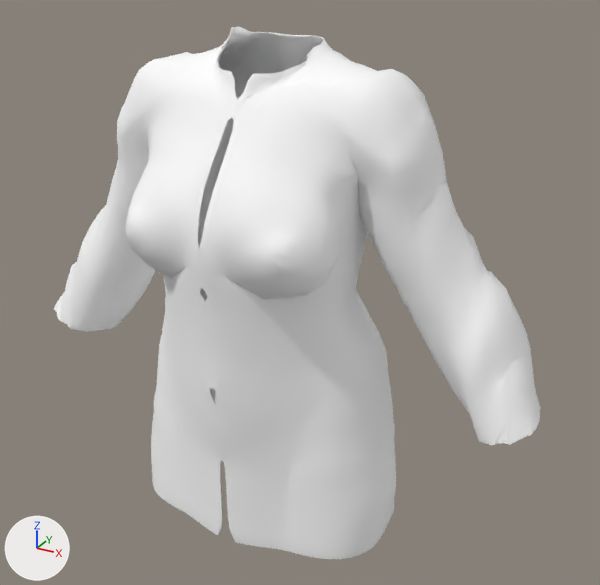
What one commit did to the glTF model apps/web/public/models/templates/jacket_blazer.glb.
The view is the same before and after, from a camera (50 mm lens) standing at (0.576, -0.979, 1.579) and looking at (0.044, -0.011, 1.095). Arrows for +X, +Y and +Z are at lower left; the lights stay in place. The first picture is the older version. Vertices at exactly the same position are counted once.

Objects in the first picture: 'jacket_blazer_female'.
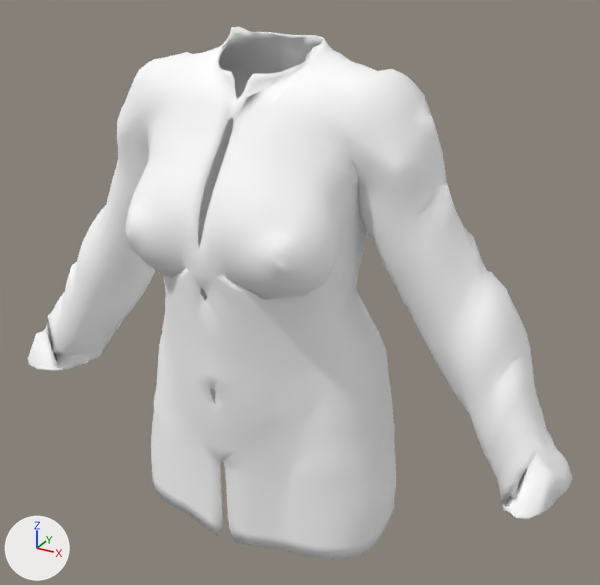
Changed parts and their boxes [x1, y1, x2, y2] in the pictures (600 x 585 px):
'jacket_blazer_female', reshaped (12% wider)
    before: [54, 26, 541, 559]
    after: [28, 26, 573, 559]
part 1 of me_jacket_blazer_female, built on
    before: [54, 296, 121, 332]
    after: [28, 296, 124, 371]
part 2 of me_jacket_blazer_female, built on
    before: [477, 398, 541, 445]
    after: [477, 398, 573, 519]

Edits to the bpy script that builds the scene:
```text
Change mat_jacket_blazer_female_mat:
    where n0 = _N.new('ShaderNodeBsdfPrincipled'); n0.name = 'Principled BSDF'
    remove n0.inputs[0].default_value = (1.0, 1.0, 1.0, 1.0)  # 'Base Color', white #ffffff
    remove n0.inputs[1].default_value = 0.02  # 'Metallic'
    n0.inputs[2].default_value: 0.78 -> 0.8  # 'Roughness'
    add n2 = _N.new('ShaderNodeVertexColor'); n2.name = 'Color Attribute'
    add _L.new(n2.outputs[0], n0.inputs[0])  # 'Color' to 'Base Color'
Change me_jacket_blazer_female:
    used by ob_jacket_blazer_female; location = (0.0, 0.0, 0.0)
    remove me_jacket_blazer_female.from_pydata(...)  # 5535 vertices, 10889 faces; spans x -0.404..0.404, y -0.192..0.124, z 0.74..1.455
    add me_jacket_blazer_female.from_pydata(...)  # 5996 vertices, 12020 faces; spans x -0.453..0.454, y -0.192..0.124, z 0.74..1.455
    me_jacket_blazer_female part 1: 103 vertices removed from x -0.404..-0.321, y -0.077..0.062, z 0.951..0.992; 328 vertices added at x -0.453..-0.323, y -0.116..0.062, z 0.878..0.988
    me_jacket_blazer_female part 2: 1 vertex moved within x 0.338, y 0.046, z 0.956; 87 vertices removed from x 0.324..0.404, y -0.078..0.064, z 0.953..0.991; 323 vertices added at x 0.328..0.454, y -0.111..0.061, z 0.877..0.987
```
